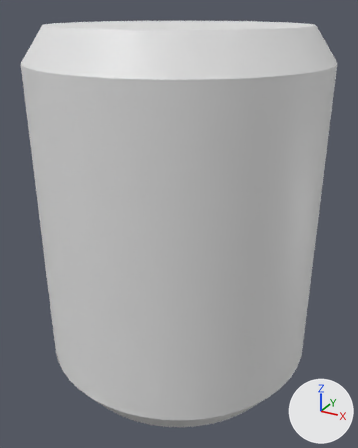
Renders of the FBX model Models/MPL-600/MPL.fbx from each side of a commit.
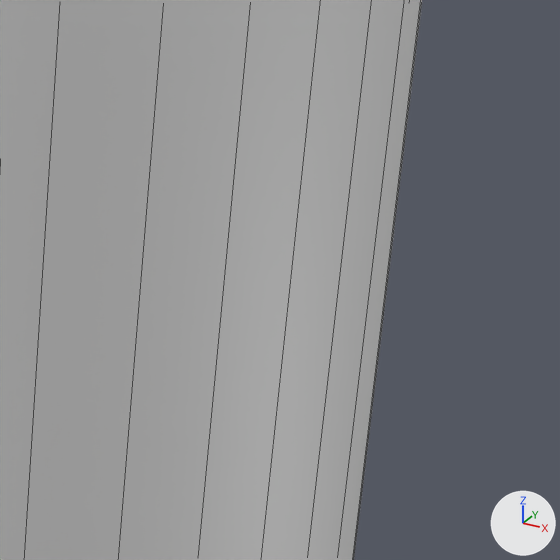
The first picture shows the older version from a camera (50 mm lens) standing at (0.0388, -0.0706, 0.0325) and looking at (0.0005, -0.0009, -0.0023). The close-ups show both versions on the part from 69% to 100% of the width and 27% to 51% of the height of that picture; other places that the commit changed are outside them. The lights are fixed; the arrows at lower right show +X, +Y and +Z. The close-ups show mesh edges as thin lines. Where no turn or scale is listed for an object, it has been applied to the vertices.

The first close-up shows 'MPL'.
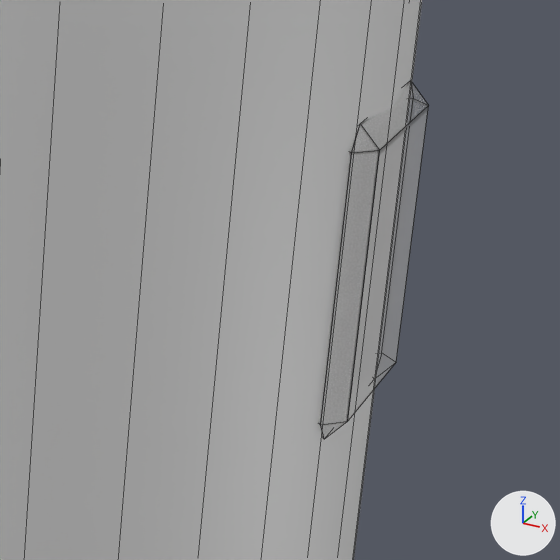
Location of each change, (x1, y1, x2, y2) in pixels of the close-ups (560 x 560 px):
'Airlock', added
    after: (319, 80, 429, 439)

The change, as a list of edits to the scene's bpy script:
```text
Add img_mpl_uv_png:
    img_mpl_uv_png = load_image('MPL_UV.png', 'MPL_UV.png', 1024, 1024, 'sRGB')
Add mat_airlock__mpl_uv_png:
    mat_airlock__mpl_uv_png = principled_material('Airlock__MPL_UV_png')
    mat_airlock__mpl_uv_png.texture = img_mpl_uv_png  # with its transparency
Add me_airlock:
    me_airlock.from_pydata(...)  # 16 vertices, 18 faces; spans x -0.0006..0.0006, y -0.00347..0.00347, z -0.00462..0.00462
    me_airlock.materials.append(mat_airlock__mpl_uv_png)  # picture img_mpl_uv_png
Add ob_airlock:
    ob_airlock = bpy.data.objects.new('Airlock', me_airlock)
    ob_airlock.location = (0.02333, 0.0, 0.01061)
```
